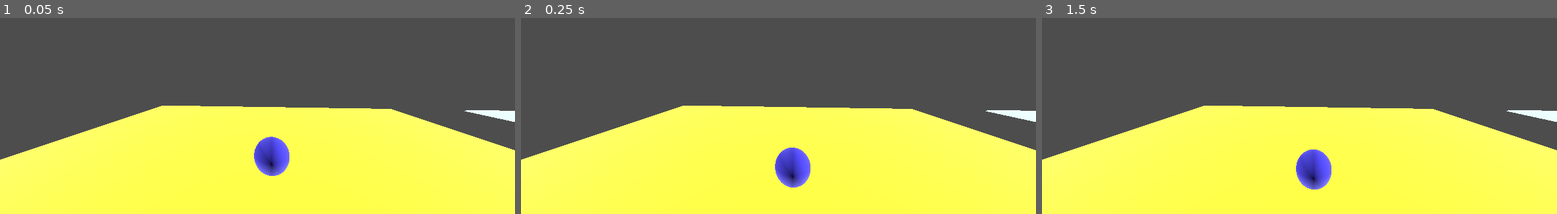
Above: before the commit, frames 1-3 (left to right).
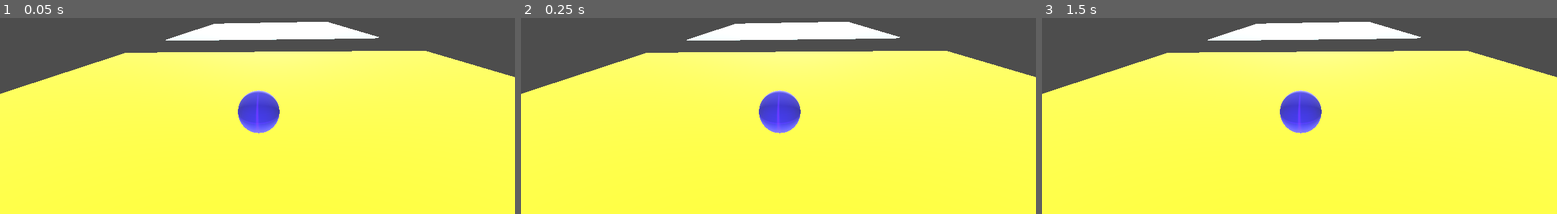
Above: after the commit, the same moments.

Repository: CDGames1/DodgyGame
Game: Godot game, scene res://scenes/game.tscn
Two runs of this game, one before a commit and one after it. Both use one fixed random seed, a clock stepped at 60 frames per second and the inputs below. The project has no main scene, so this scene is started directly.
Inputs:
- Up to frame 1 (0.05 s): no input
- Up to frame 2 (0.25 s): no input
- Up to frame 3 (1.5 s): tap Enter at 1.25 s

The runs differ from the first frame. In frame 1, 37% of the frame differs, in the area x 0-100%, y 1-83%; in frame 2, 37%; in frame 3, 37%, in the area x 0-100%, y 1-88%.

Commit message:
24.12.2025
Fixed the main Camera issue and the player movement, the player can now move using the WASD keys as well as the Camera now follows the player in the main game scene.

Diff:
--- a/project.godot
+++ b/project.godot
@@ -13,6 +13,10 @@
 config/name="Dodgy"
 config/features=PackedStringArray("4.5", "GL Compatibility")
 config/icon="res://icon.svg"
+
+[global_group]
+
+Camera=""
 
 [input]
 
--- a/scenes/Player.tscn
+++ b/scenes/Player.tscn
@@ -8,31 +8,38 @@
 script/source = "extends CharacterBody3D
 
 var speed: float = 12.0
-var gravity: float = 9.8
 var jump_force: float = 10.0
 var rotation_speed: float = 9.0
 
+var camera_node_name = \"\"
+@onready var camera = camera_node_name
 @onready var mesh = $VaratiationinShape/variation1 # placing mesh as variation 1 in the shape at the moment since we havent done trialling for the player design
 
 func _physics_process(delta):
+	if get_tree().get_nodes_in_group(\"Camera\"):
+		pass
 	var direction: Vector3 = Vector3.ZERO
 	if Input.is_action_pressed(\"move_right\"):
+		direction += transform.basis.x
 		mesh.rotate_z(deg_to_rad(-rotation_speed)) # here is where the player will move on the Z Axis And by rotating by the speed of which the Variation is at the start of the script. It will transfer Degress into Radius is what we need since it is a Sphere
-	elif Input.is_action_pressed(\"move_left\"):
+	if Input.is_action_pressed(\"move_left\"):
+		direction -= transform.basis.x
 		mesh.rotate_z(deg_to_rad(rotation_speed)) # Same as the move_right but the player will move left and rather than moving in + direction like the right is, instead left will go into the - values to signal the oppsosite direction
-	elif Input.is_action_pressed(\"move_up\"):
+	if Input.is_action_pressed(\"move_up\"):
 		direction -= transform.basis.z
+		mesh.rotate_x(deg_to_rad(-rotation_speed))
+	if Input.is_action_pressed(\"move_down\"):
+		direction += transform.basis.z
 		mesh.rotate_x(deg_to_rad(rotation_speed))
-	elif Input.is_action_pressed(\"move_down\"):
-		direction -= -transform.basis.z
-		mesh.rotate_x(deg_to_rad(-rotation_speed))
 
-	direction = direction.normalized()
+	if direction != Vector3.ZERO:
+		direction = direction.normalized()
+
 	velocity.x = direction.x * speed
 	velocity.z = direction.z * speed
 
 	if not is_on_floor():
-		velocity.y -= gravity * delta
+		velocity.y * delta
 	else:
 		velocity.y = 0
 	move_and_slide()
--- a/scenes/game.tscn
+++ b/scenes/game.tscn
@@ -52,5 +52,5 @@
 [node name="Player" parent="." instance=ExtResource("1_uwrxv")]
 transform = Transform3D(1, 0, 0, 0, 1, 0, 0, 0, 1, 0, -0.01636839, 0)
 
-[node name="Camera3D" type="Camera3D" parent="."]
-transform = Transform3D(-0.07530942, 0, 0.99716026, 0, 1, 0, -0.99716026, 0, -0.075309426, 5.3320265, 3.3146996, 0)
+[node name="Camera3D" type="Camera3D" parent="Player" groups=["Camera"]]
+transform = Transform3D(0.9974333, 0, 0.07160188, -0.02294702, 0.947255, 0.3196582, -0.067825235, -0.32048073, 0.94482374, 0.29620647, 3.331068, 3.9831374)
